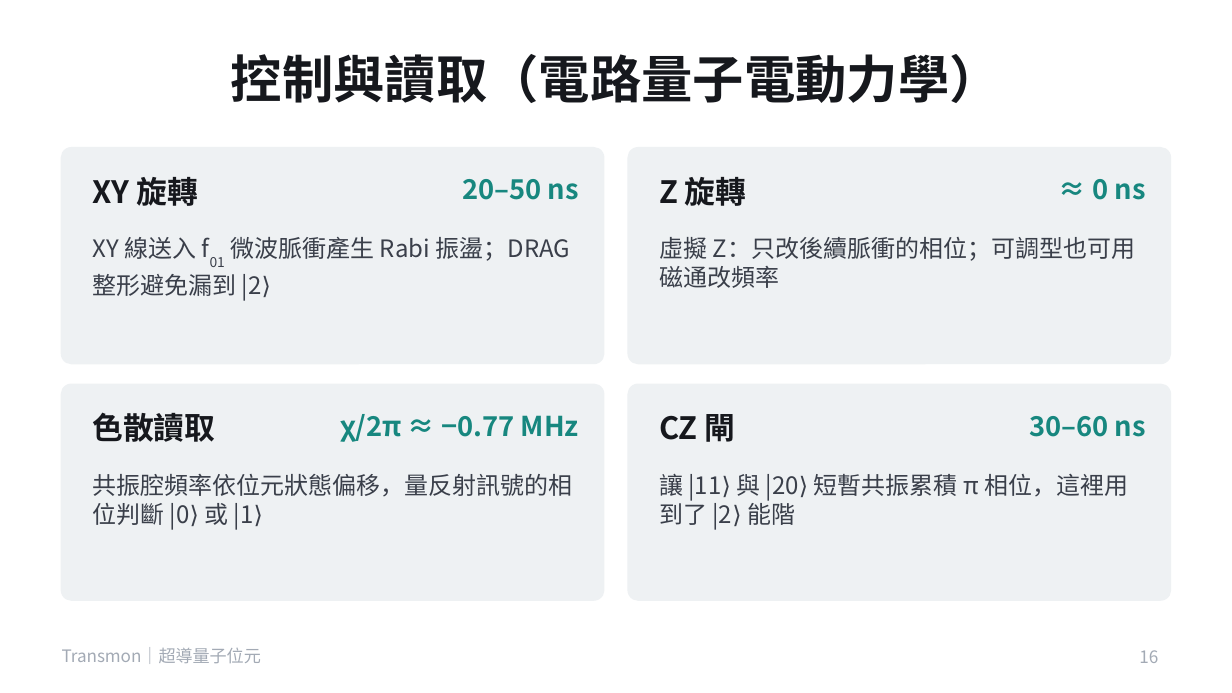
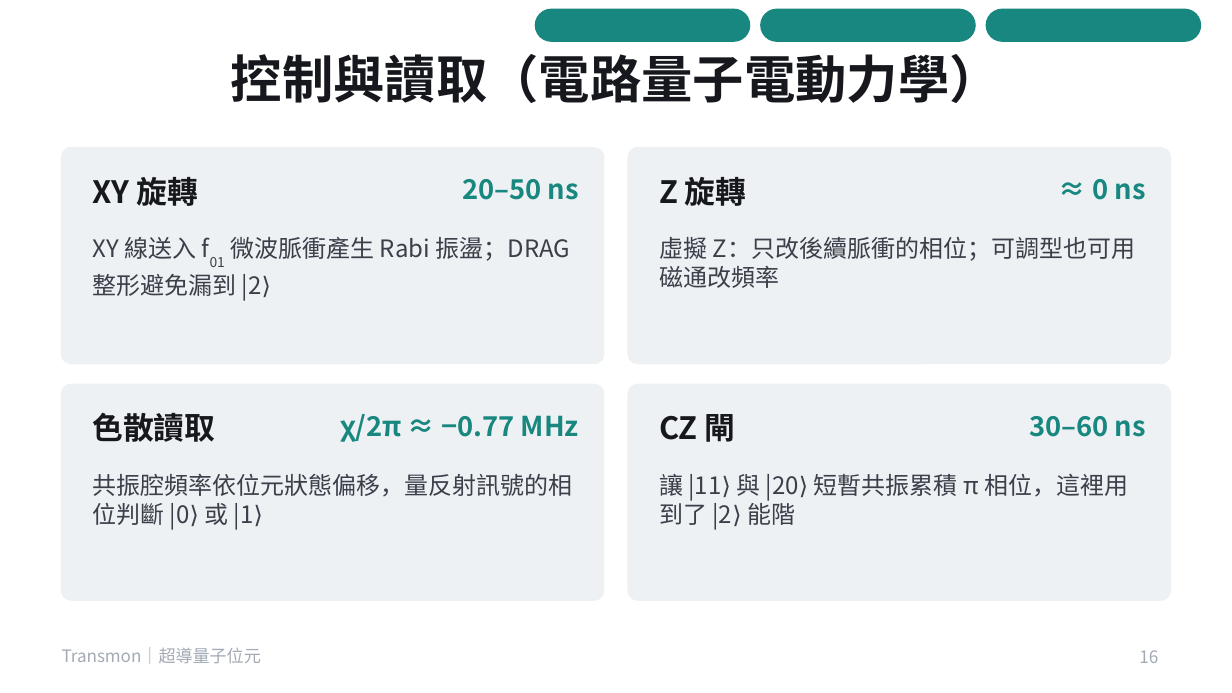
Before and after one commit to pcpcchen-coder/QuantumComputing, a slide deck: slide 16 of slides/transmon.pptx. Drawn at 1232x693 pixels with LibreOffice and Linux fonts; fonts in the diff are those of the drawing. Boxes give left, top, right and bottom in pixels: in the first picture for what was removed or moved away, otherwise in the second. Text is boxed around its words. In the diff, an @@ line names an element or a change of style, - is before the commit and + after.

```diff
--- a/slides/transmon.pptx
+++ b/slides/transmon.pptx
@@ rounded rectangle added at (535,9,750,42), fill #17877F @@
@@ rounded rectangle added at (760,9,976,42), fill #17877F @@
@@ rounded rectangle added at (986,9,1201,42), fill #17877F @@
```
Also in this commit, not shown: 12 other slides changed, 6 slides added, 18 other files.
